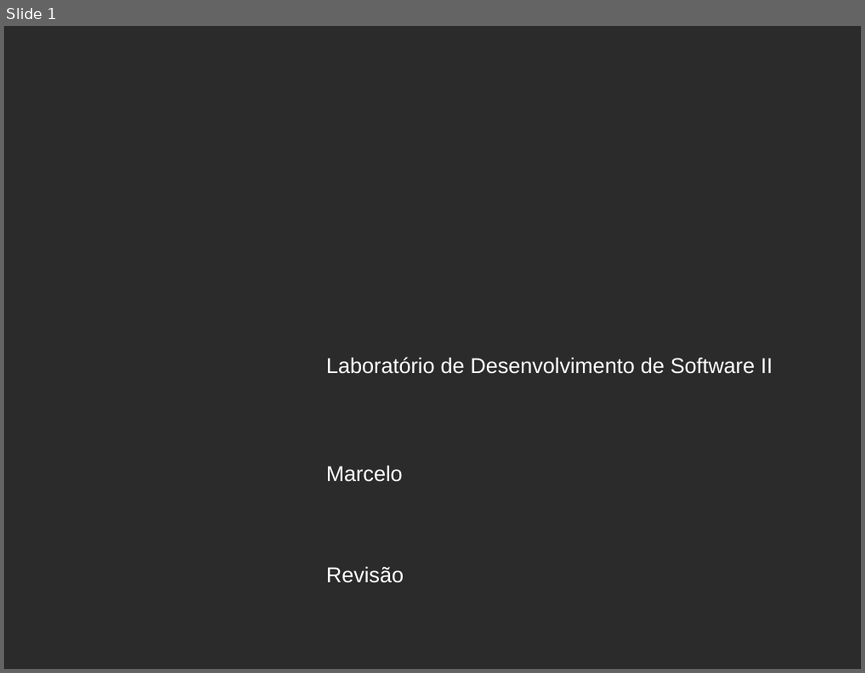
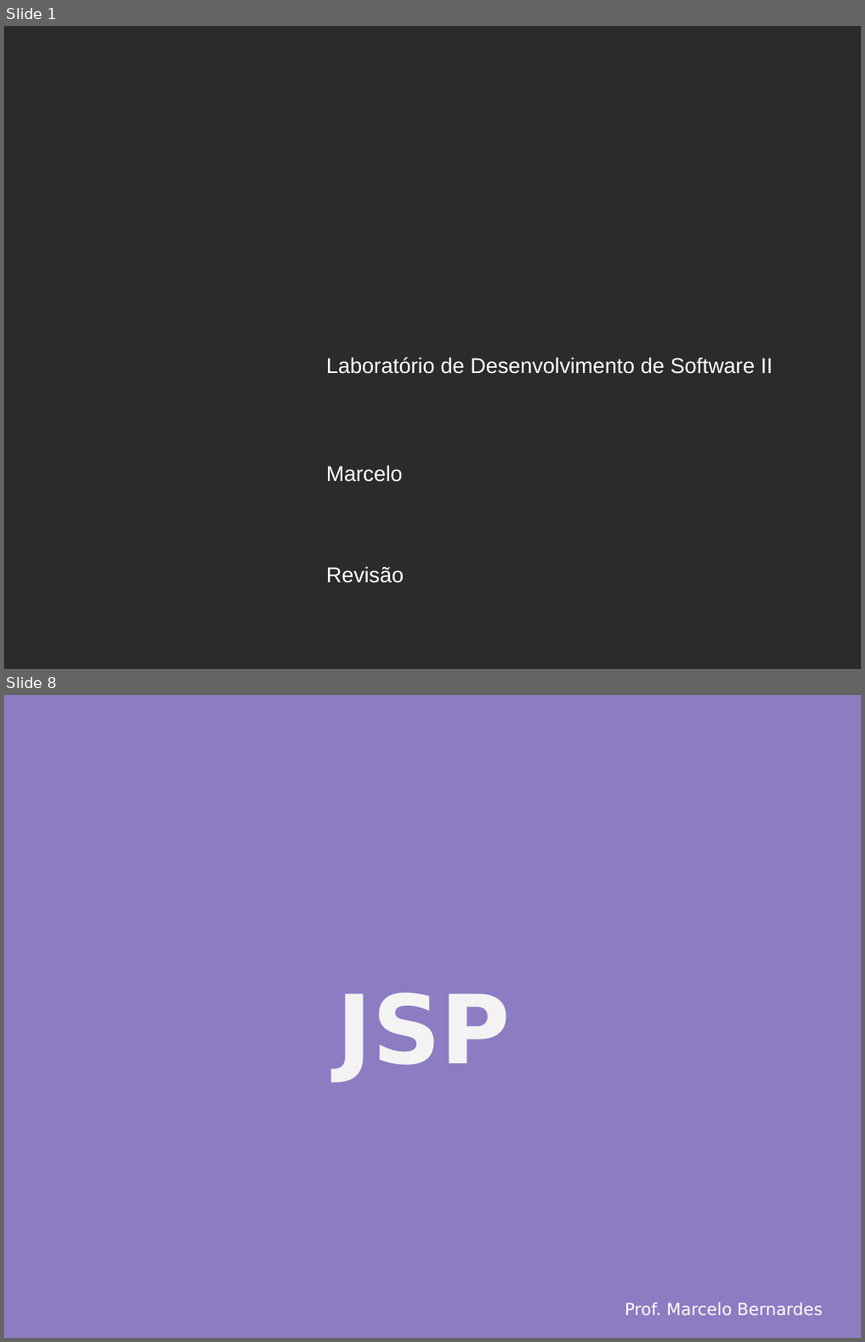
Before and after one commit to mbernardesp/lab-dev-software-sgh, a slide deck: slides/revisão-api.pptx. Shown one above the other, each under a label of ours: slide 1 before the commit, slides 1 and 8 after it; the slides between them are not shown. The pictures are 865x673 and 865x1342 pixels, drawn with LibreOffice and Linux fonts; fonts in the diff are those of the drawing; background and template pictures are left out; a plain dark background stands for a picture behind light text. Boxes give left, top, right and bottom in pixels: in the first picture for what was removed or moved away, otherwise in the second. Text is boxed around its words. In the diff, an @@ line names an element or a change of style, - is before the commit and + after.

```diff
--- a/slides/revisão-api.pptx
+++ b/slides/revisão-api.pptx
@@ slide 8 added at [4, 695, 861, 1338], background #8E7CC3 @@
@@ text added at [337, 993, 511, 1082], 80 pt, text #F3F3F3, bold @@
+JSP
@@ text added at [624, 1302, 822, 1315], 14 pt, text #FFFFFF @@
+Prof. Marcelo Bernardes
```
Also in this commit, not shown: 12 slides changed, 9 other slides added, 10 slides removed, 31 other files.
